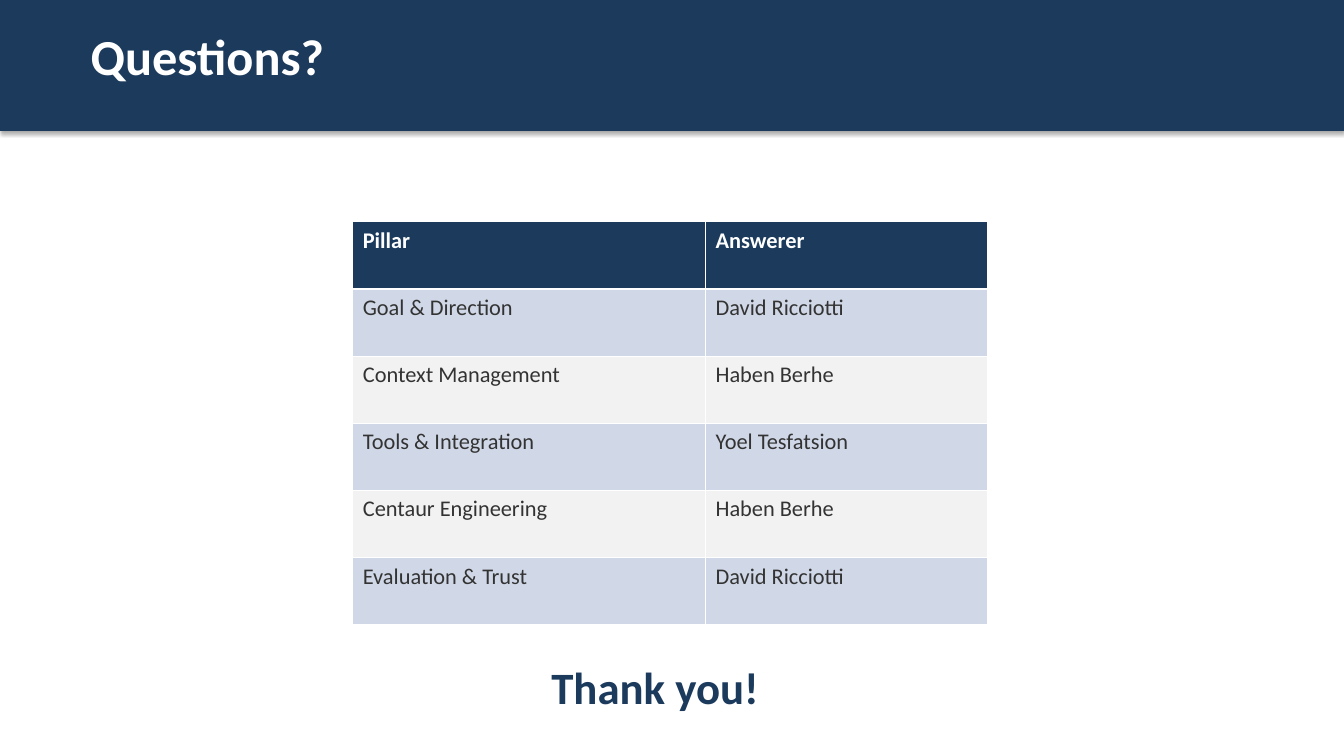
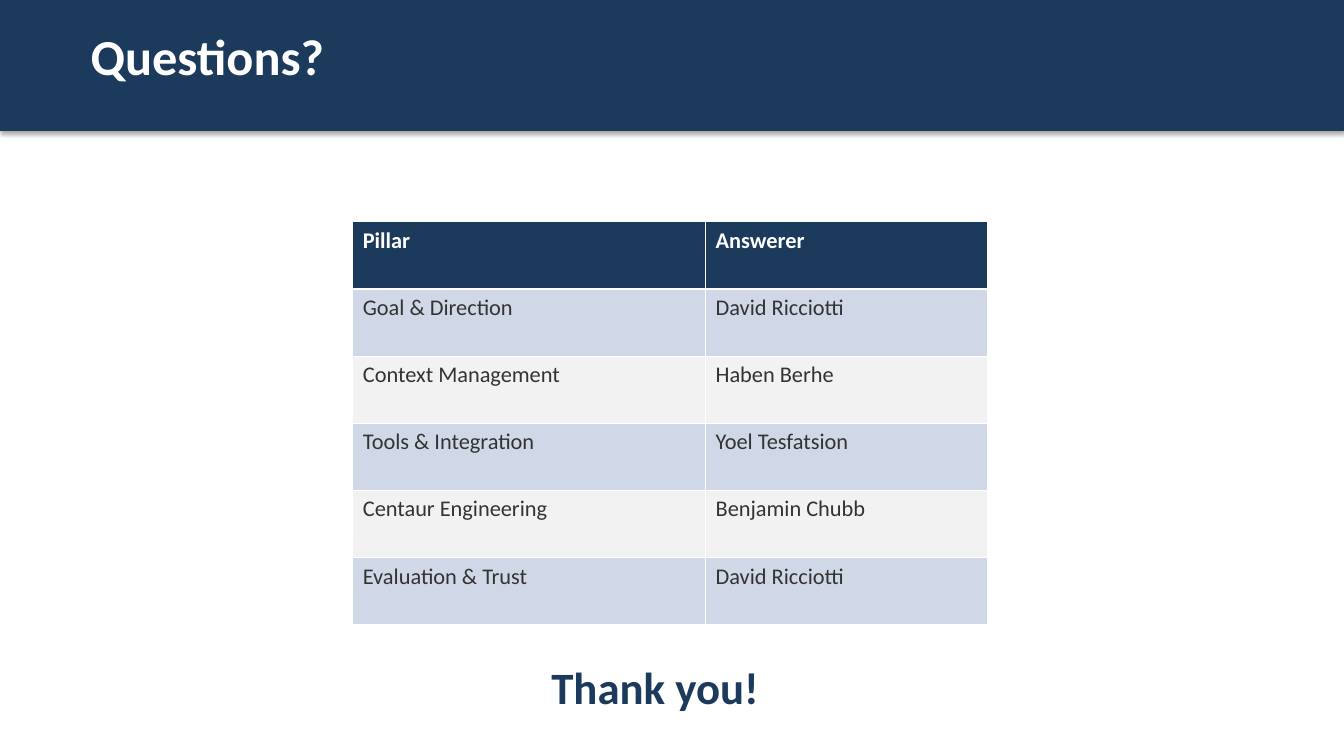
Before and after one commit to DavidR734/ai-in-pd-spring2026-2, a slide deck: slide 12 of MP5/slides.pptx. Drawn at 1344x756 pixels with LibreOffice and Linux fonts; fonts in the diff are those of the drawing. Boxes give left, top, right and bottom in pixels: in the first picture for what was removed or moved away, otherwise in the second. Text is boxed around its words. In the diff, an @@ line names an element or a change of style, - is before the commit and + after.

```diff
--- a/MP5/slides.pptx
+++ b/MP5/slides.pptx
@@ table at (353, 222, 988, 625) @@
-row 5, column 2: Haben Berhe
+row 5, column 2: Benjamin Chubb
```
Also in this commit, not shown: 5 other slides changed, 2 other files.
